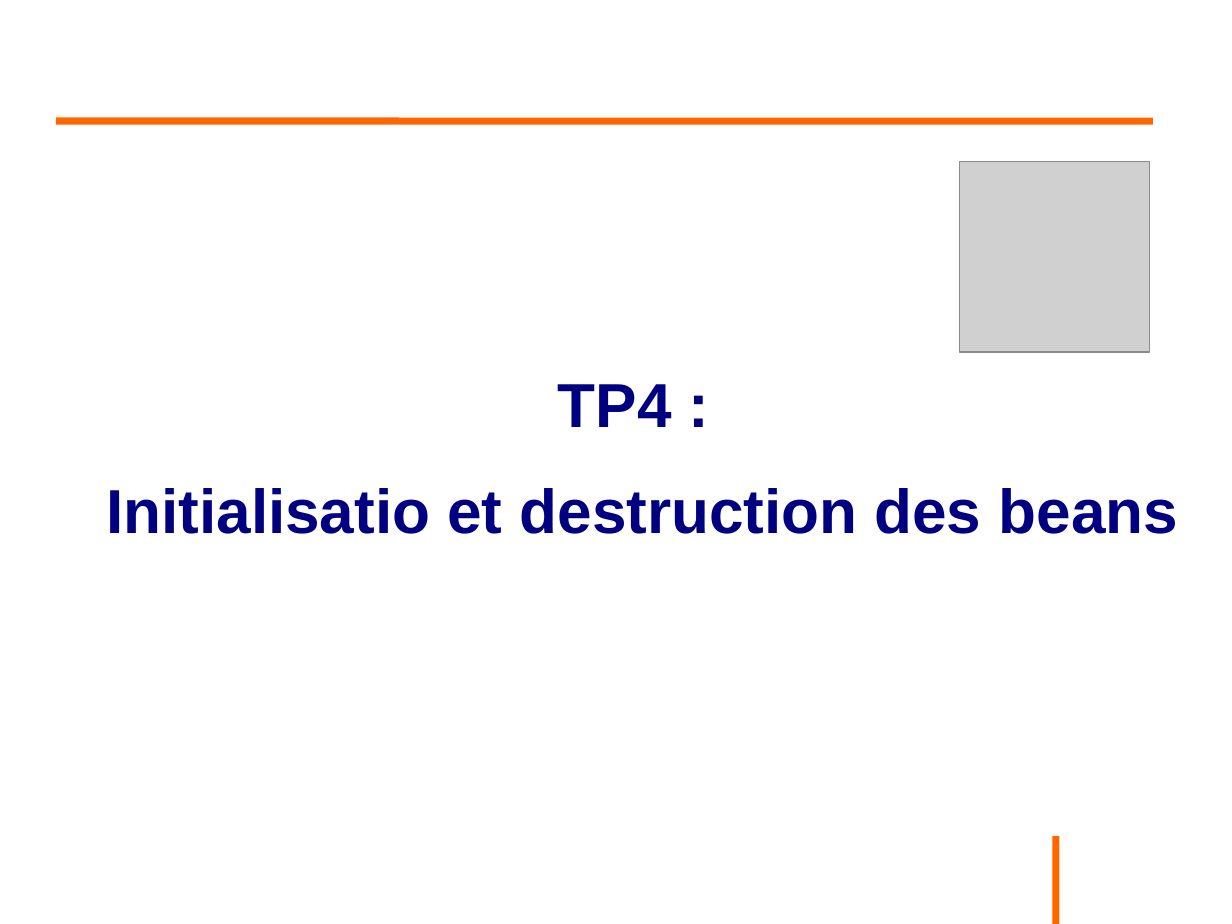
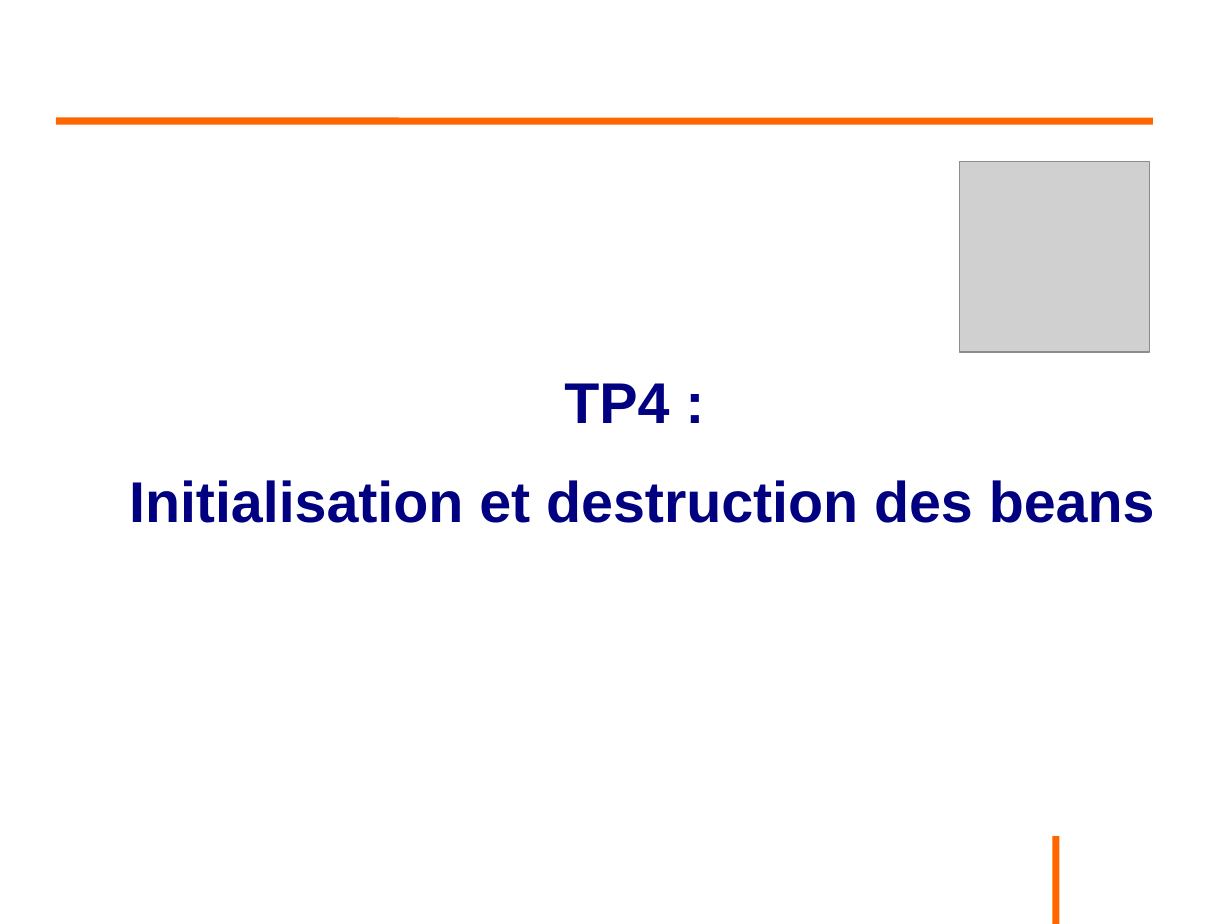
Before and after one commit to philphils/formation-spring, a slide deck: slide 127 of Documentation/diapo_formation_spring.odp. Drawn at 1232x924 pixels with LibreOffice and Linux fonts; fonts in the diff are those of the drawing; grey boxes stand for pictures; background and template pictures are left out. Boxes give left, top, right and bottom in pixels: in the first picture for what was removed or moved away, otherwise in the second. Text is boxed around its words. In the diff, an @@ line names an element or a change of style, - is before the commit and + after.

Commit message:
coquille

```diff
--- a/Documentation/diapo_formation_spring.odp
+++ b/Documentation/diapo_formation_spring.odp
@@ text at box(564, 383, 669, 423): size 40 to 37 pt in "TP4 :" @@
@@ text at box(129, 480, 1155, 523): text changed; size 40 to 37 pt @@
-Initialisatio et destruction des beans
+Initialisation et destruction des beans
```
